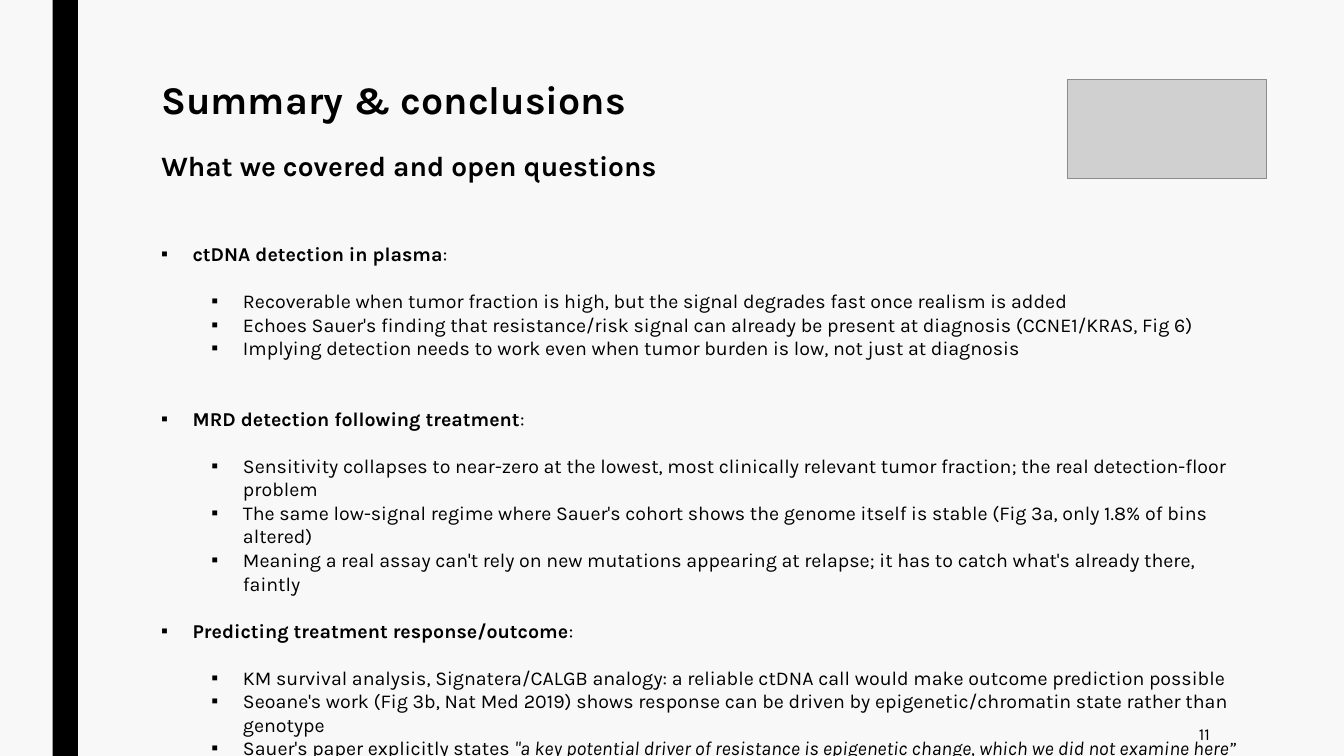
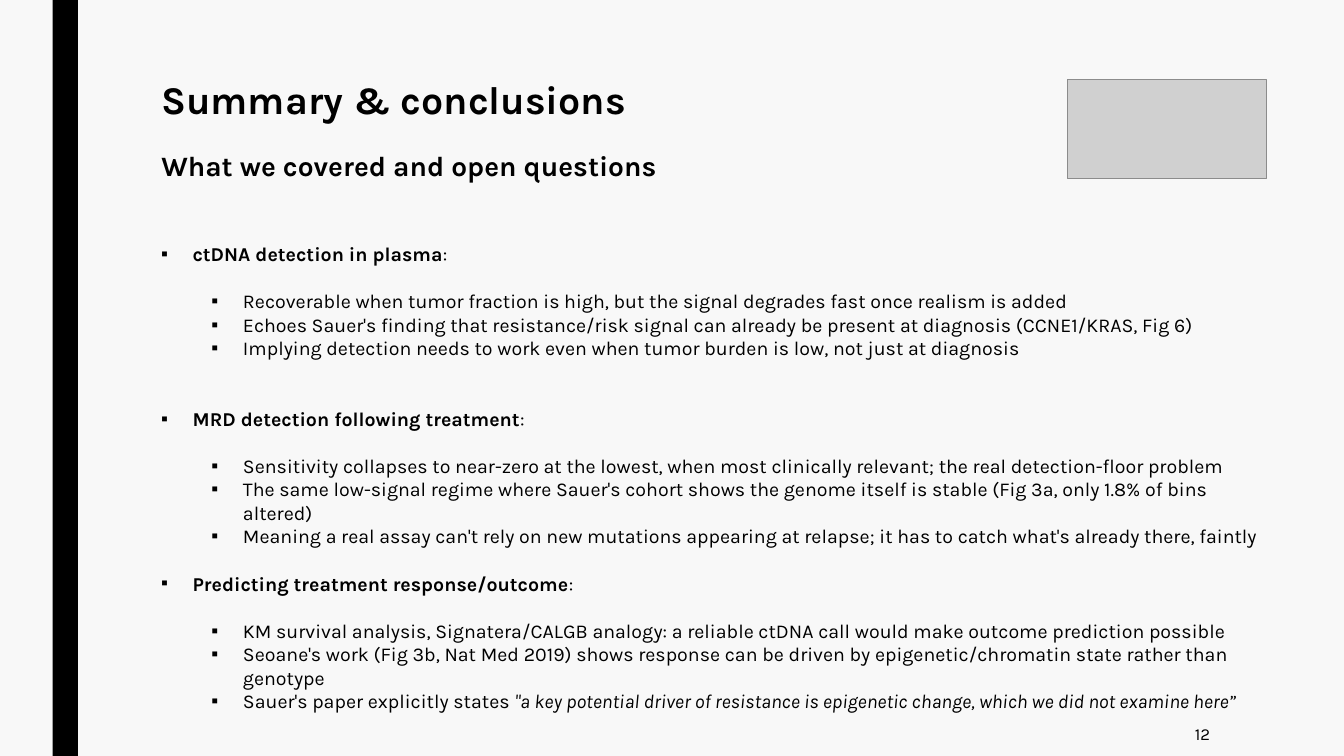
Before and after one commit to jurtasun/presentations, a slide deck: slide 17 of 202609_vhio_symposium/202609_vhio_technical.ppt. Drawn at 1344x756 pixels with LibreOffice and Linux fonts; fonts in the diff are those of the drawing; grey boxes stand for pictures. Boxes give left, top, right and bottom in pixels: in the first picture for what was removed or moved away, otherwise in the second. Text is boxed around its words. In the diff, an @@ line names an element or a change of style, - is before the commit and + after.

```diff
--- a/202609_vhio_symposium/202609_vhio_technical.ppt
+++ b/202609_vhio_symposium/202609_vhio_technical.ppt
@@ text at (x1=243, y1=459, x2=1223, y2=478): text changed @@
-  ▪ Sensitivity collapses to near-zero at the lowest, most clinically relevant tumor fraction; the real detection-floor problem
+  ▪ Sensitivity collapses to near-zero at the lowest, when most clinically relevant; the real detection-floor problem
@@ text at (x1=1195, y1=729, x2=1210, y2=740): text changed @@
-11
+12
```
Also in this commit, not shown: 9 other slides changed, 6 other files.
